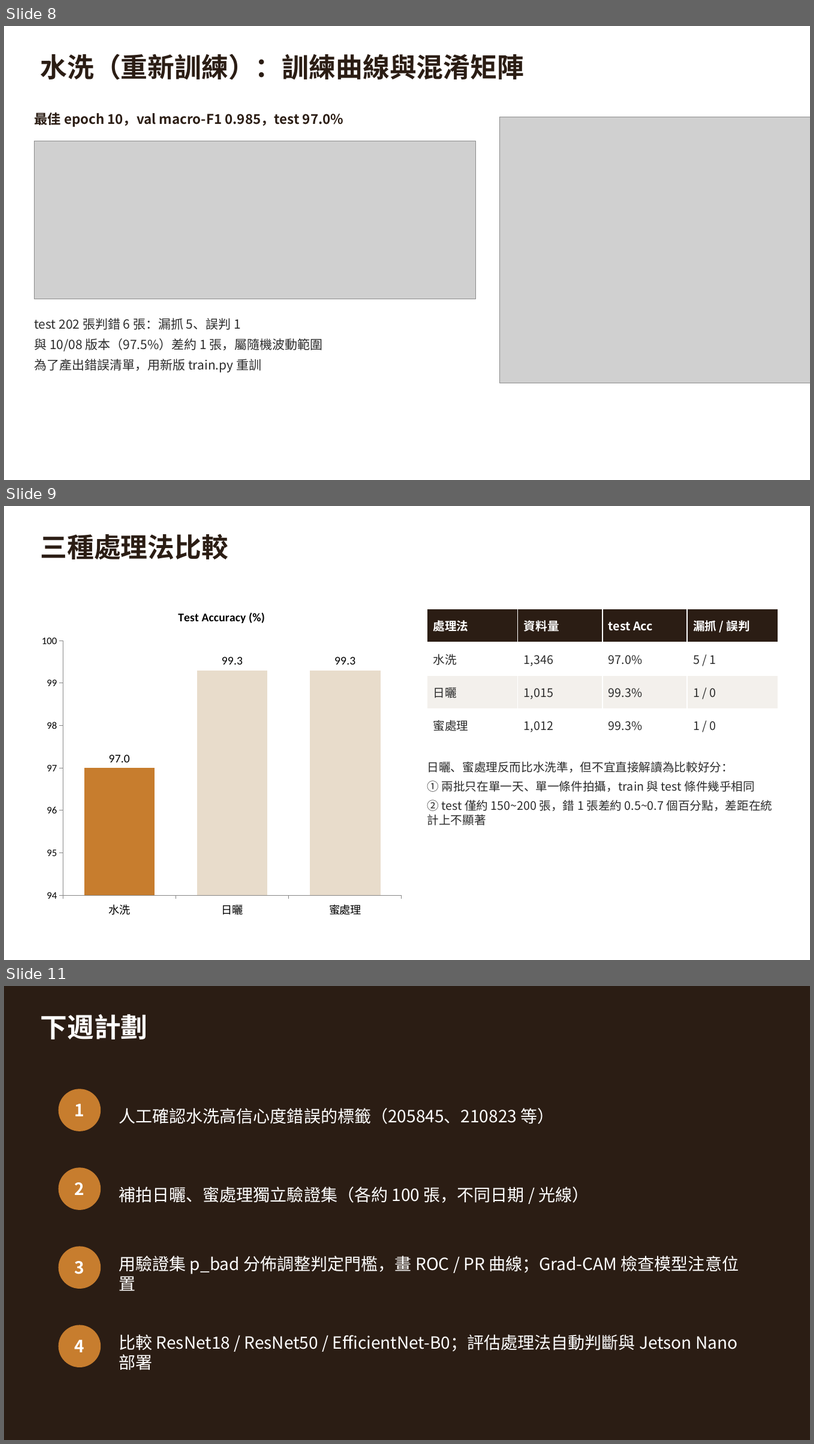
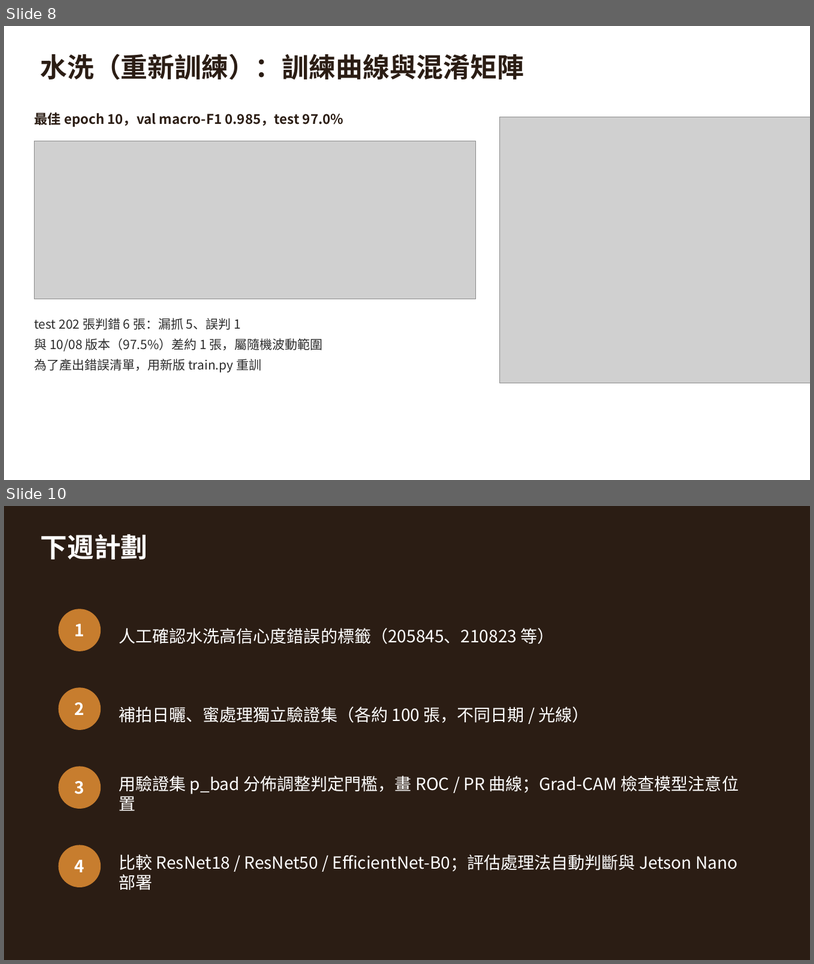
Before and after one commit to Edwardwu950314/coffee, a slide deck: notion_journal/weekly_log_2026-10-14.pptx. Shown one above the other, each under a label of ours: slides 8, 9 and 11 before the commit, slides 8 and 10 after it; the slides between them are not shown. The pictures are 814x1444 and 814x964 pixels, drawn with LibreOffice and Linux fonts; fonts in the diff are those of the drawing; grey boxes stand for pictures. Boxes give left, top, right and bottom in pixels: in the first picture for what was removed or moved away, otherwise in the second. Text is boxed around its words. In the diff, an @@ line names an element or a change of style, - is before the commit and + after.

```diff
--- a/notion_journal/weekly_log_2026-10-14.pptx
+++ b/notion_journal/weekly_log_2026-10-14.pptx
@@ slide 9 removed at box(4, 506, 810, 960), background #FFFFFF @@
@@ text removed at box(40, 534, 228, 559) @@
-三種處理法比較
@@ column chart removed at box(34, 597, 410, 924) @@
-title "Test Accuracy (%)"
-categories: 水洗, 日曬, 蜜處理
-Test Accuracy (%): 97, 99.3, 99.3
@@ table removed at box(428, 609, 779, 742), 4 rows, 4 columns @@
-處理法 | 資料量 | test Acc | 漏抓 / 誤判
-水洗 | 1,346 | 97.0% | 5 / 1
-日曬 | 1,015 | 99.3% | 1 / 0
-蜜處理 | 1,012 | 99.3% | 1 / 0
@@ text removed at box(428, 761, 773, 825) @@
-日曬、蜜處理反而比水洗準，但不宜直接解讀為比較好分：
-① 兩批只在單一天、單一條件拍攝，train 與 test 條件幾乎相同
-② test 僅約 150~200 張，錯 1 張差約 0.5~0.7 個百分點，差距在統計上不顯著
@@ what was slide 11 is now slide 10 @@
```
Also in this commit, not shown: 4 slides changed, 8 other files.
